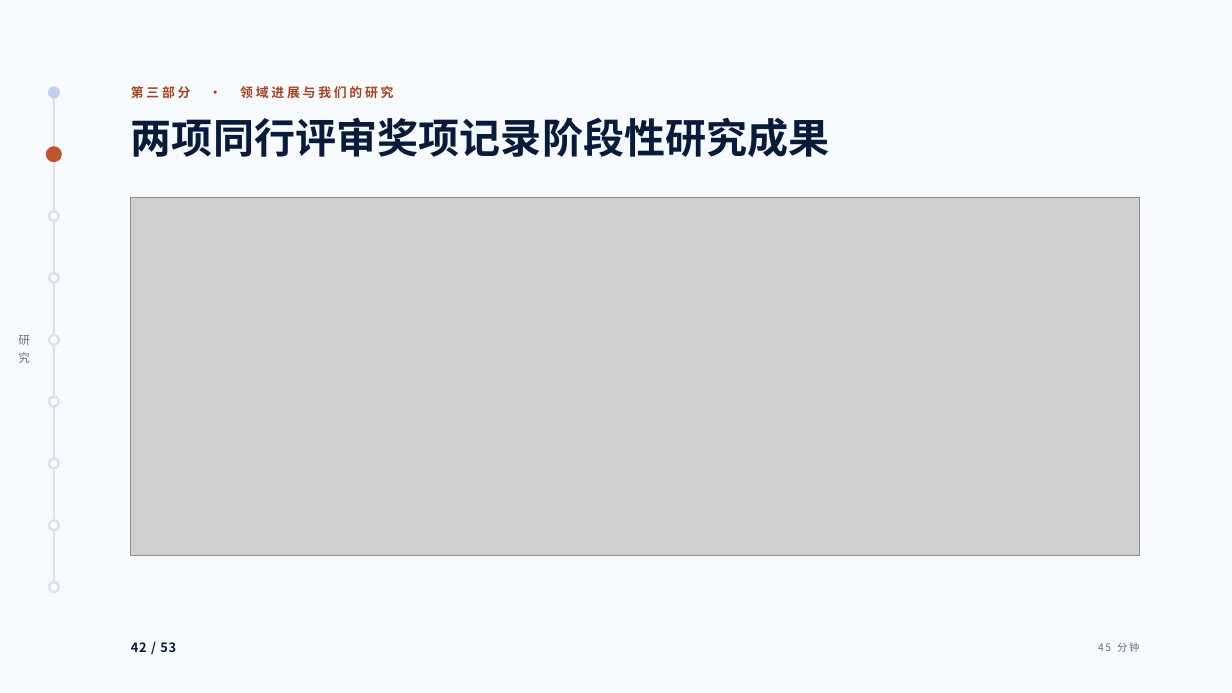
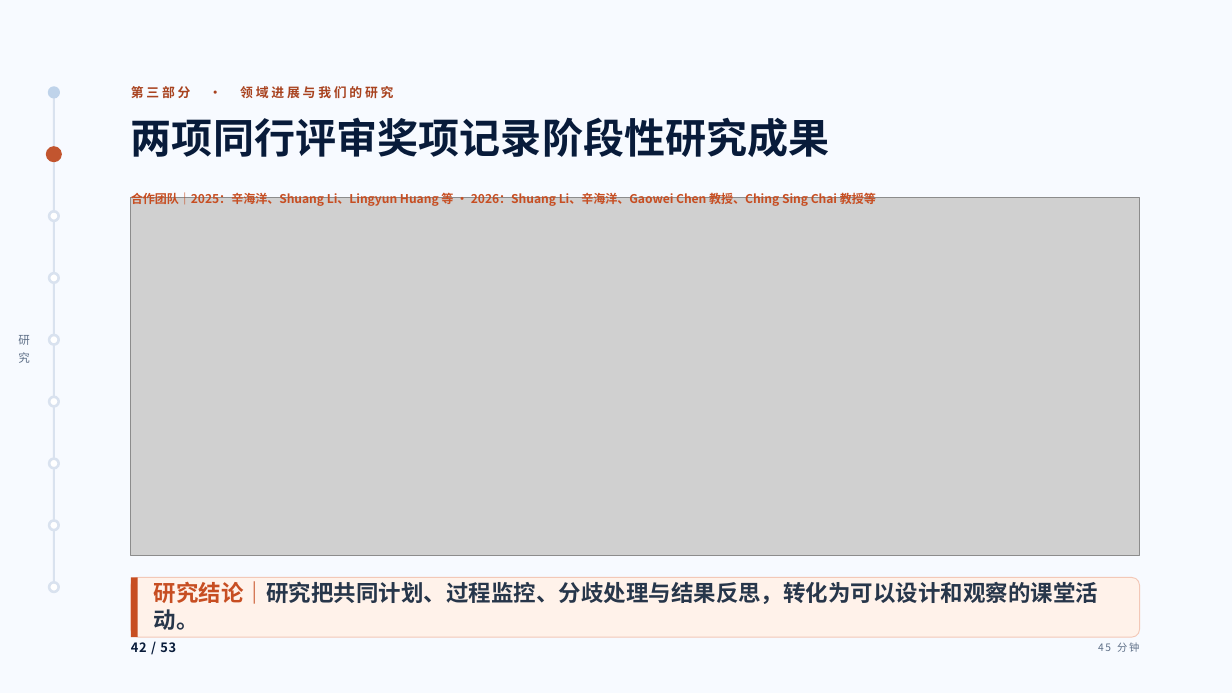
Before and after one commit to tonyxinvip/slides, a slide deck: slide 42 of student-ai-cognitive-division-2026/downloads/student-ai-cognitive-division-2026.pptx. Drawn at 1232x693 pixels with LibreOffice and Linux fonts; fonts in the diff are those of the drawing; grey boxes stand for pictures. Boxes give left, top, right and bottom in pixels: in the first picture for what was removed or moved away, otherwise in the second. Text is boxed around its words. In the diff, an @@ line names an element or a change of style, - is before the commit and + after.

```diff
--- a/student-ai-cognitive-division-2026/downloads/student-ai-cognitive-division-2026.pptx
+++ b/student-ai-cognitive-division-2026/downloads/student-ai-cognitive-division-2026.pptx
@@ text added at (131, 190, 876, 206), 9.4 pt, text #C74E22, bold @@
+合作团队｜2025：辛海洋、Shuang Li、Lingyun Huang 等 · 2026：Shuang Li、辛海洋、Gaowei Chen 教授、Ching Sing Chai 教授等
@@ rounded rectangle added at (131, 578, 1141, 638), fill #FFF2EA, outline #F3C8B7 0.75 pt @@
@@ rectangle added at (131, 578, 138, 638), fill #C74E22 @@
@@ text added at (154, 581, 1098, 630), 17.5 pt, text #27364A, bold @@
+研究结论｜研究把共同计划、过程监控、分歧处理与结果反思，转化为可以设计和观察的课堂活动。
```
Also in this commit, not shown: 25 other slides changed, 57 other files.
